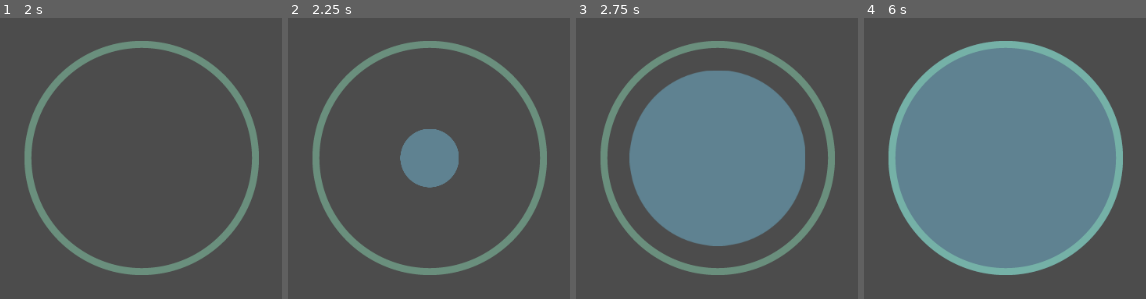
Above: before the commit, frames 1-4 (left to right).
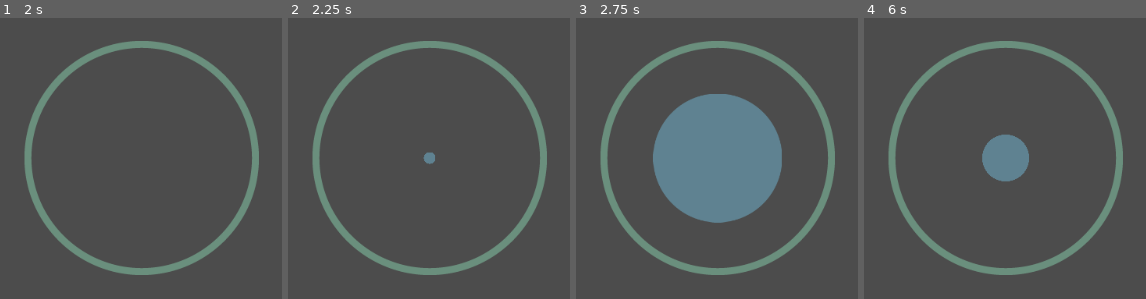
Above: after the commit, the same moments.

Repository: MikeTeok/test_butt_name
Game: Godot game, scene res://Game.tscn
The game is run twice, just before and just after one commit, with the same random seed, the same clock (stepped at 60 frames per second) and the same inputs.
Inputs:
- Up to frame 1 (2 s): tap Space (ui_select) at 0.77, 1.52 s
- Up to frame 2 (2.25 s): tap Enter at 2 s
- Up to frame 3 (2.75 s): no input
- Up to frame 4 (6 s): tap Space (ui_select) at 3.02, 3.77, 4.52 s

Frame 1 is identical in both runs. In frame 2, 3.3% of the frame differs, in the area x 39-61%, y 39-61%; in frame 3, 14%; in frame 4, 52%, in the area x 8-92%, y 8-92%.

Commit message:
Added note spawning interval configuration
Added note spawning interval configuration
Added init function in Game.gd

Diff:
--- a/Game.gd
+++ b/Game.gd
@@ -1,11 +1,12 @@
 extends Node2D
 
+const INTERVAL = 1.0
 onready var butt_note_scene = preload("res://butt/butt.tscn")
-
+var animation_speed
 var butt_note_list = []
 
-
 func _ready():
+	init()
 	add_butt_note()
 
 func _process(delta):
@@ -15,6 +16,14 @@
 	if(Input.is_action_pressed("ui_select")):
 		delete_butt_note()
 
+func init(speed = 1.0):
+	var butt_note = butt_note_scene.instance()
+	var animation_time = butt_note.get_node("AnimationPlayer").get_animation("grow").length
+	# maybe not needed
+	butt_note.queue_free()
+	animation_speed = 1.0 * speed
+	$Timer.wait_time = animation_time * INTERVAL / speed
+
 func delete_butt_note():
 	var butt_note_delete = butt_note_list.pop_front()
 	if butt_note_delete != null:
@@ -22,7 +31,7 @@
 
 func add_butt_note():
 	var butt_note = butt_note_scene.instance()
-	butt_note.init()
+	butt_note.animation_speed = self.animation_speed
 	butt_note.global_position = $"butt outline".global_position
 	butt_note.z_index = -1
 	butt_note_list.append(butt_note)
--- a/butt/butt.gd
+++ b/butt/butt.gd
@@ -11,6 +11,3 @@
 	animation.play("grow")
 	yield(animation, "animation_finished")
 	emit_signal("timeout")
-
-func init(speed = 1.0):
-	self.animation_speed = speed
